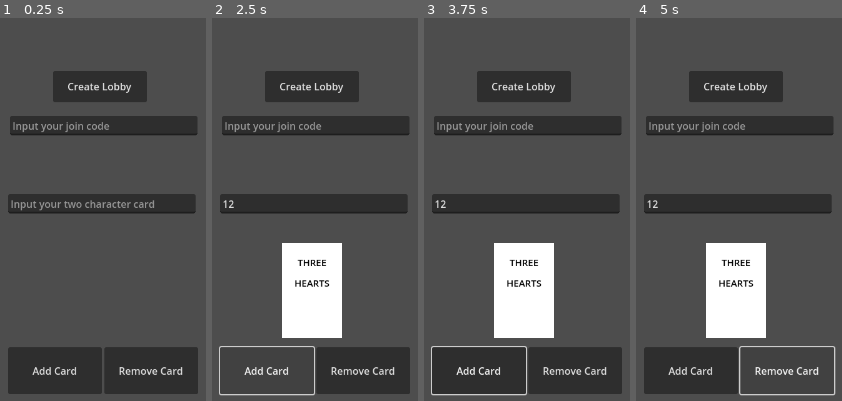
Above: before the commit, frames 1-4 (left to right).
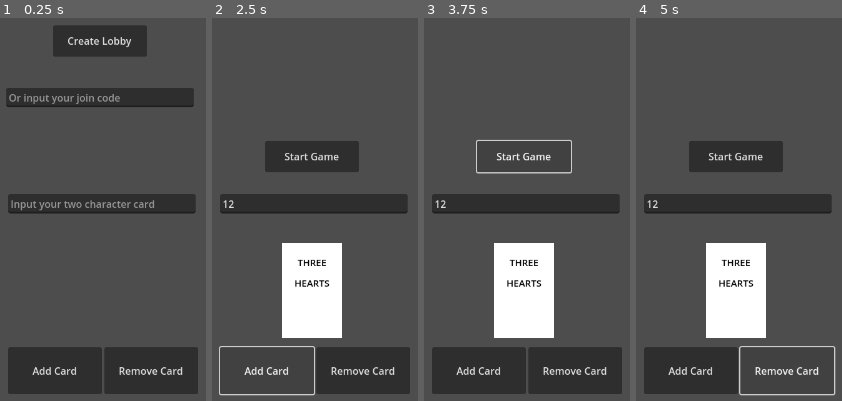
Above: after the commit, the same moments.

Repository: sanujs/cheat-game
Game: Godot game, scene res://main.tscn
Two runs of this game, one before a commit and one after it. Both use one fixed random seed, a clock stepped at 60 frames per second and the inputs below.
Inputs (mouse positions are in pixels of both pictures, inside the frame that each line leads up to):
- Up to frame 1 (0.25 s): no input
- Up to frame 2 (2.5 s): click (312, 205) at 0.52 s; type "12" at 0.6 s; click "Create Lobby" at 1.25 s; click "Add Card" at 2 s
- Up to frame 3 (3.75 s): click (524, 155) at 2.75 s, where only the run after the commit has a clickable "Start Game"; click (524, 155) at 3.5 s, where only the run after the commit has a clickable "Start Game"
- Up to frame 4 (5 s): click "Remove Card" at 4.25 s

The runs differ from the first frame. In frame 1, 13% of the frame differs, in the area x 2-96%, y 2-31%; in frame 2, 11%; in frame 3, 8.9%; in frame 4, 11%.

Commit message:
Game initialization and hand creation

Diff:
--- a/client/cheat/main.gd
+++ b/client/cheat/main.gd
@@ -3,14 +3,16 @@
 @export var websocket_url = "ws://localhost:8001/"
 @export var card_scene: PackedScene
 @onready var hand = $Hand
+@onready var startGameBtn = $LobbyUI/StartGame
+@onready var newGameBtn = $LobbyUI/NewGame
+@onready var joinGameBtn = $LobbyUI/JoinGame
 
 var socket = WebSocketPeer.new()
 var connected = false
 
 # Called when the node enters the scene tree for the first time.
 func _ready() -> void:
-	pass
-
+	startGameBtn.visible = false
 
 # Called every frame. 'delta' is the elapsed time since the previous frame.
 func _process(delta: float) -> void:
@@ -23,7 +25,13 @@
 				if socket.was_string_packet():
 					var pkt_string = pkt.get_string_from_utf8()
 					var json_recv = JSON.parse_string(pkt_string)
-					print(json_recv['join'])
+					print(json_recv)
+					if json_recv["type"] == "hand":
+						for hand_str in json_recv["hand"]:
+							var new_card: Card = card_scene.instantiate()
+							hand.add_child(new_card)
+							new_card.set_values_from_string(hand_str)
+							new_card.visible = true
 		elif state == WebSocketPeer.STATE_CLOSING:
 			# Keep polling to achieve proper close.
 			pass
@@ -65,10 +73,15 @@
 		# Wait for the socket to connect.
 		await get_tree().create_timer(1).timeout
 
+		connected = true
+		newGameBtn.visible = false
+		joinGameBtn.visible = false
+
 		# Send data.
 		var data = {"type": "init"}
 		socket.send_text(JSON.stringify(data))
-		connected = true
+		startGameBtn.visible = true
+
 
 
 func _on_join_game_text_submitted(new_text: String) -> void:
@@ -81,6 +94,13 @@
 		await get_tree().create_timer(1).timeout
 
 		connected = true
+		newGameBtn.visible = false
+		joinGameBtn.visible = false
 		# Send data.
 		var data = {"type": "init", "join": new_text}
 		socket.send_text(JSON.stringify(data))
+
+
+func _on_start_game_pressed() -> void:
+	var data = {"type": "start"}
+	socket.send_text(JSON.stringify(data))
--- a/client/cheat/main.tscn
+++ b/client/cheat/main.tscn
@@ -55,27 +55,53 @@
 offset_bottom = 420.0
 placeholder_text = "Input your two character card"
 
-[node name="NewGame" type="Button" parent="."]
+[node name="LobbyUI" type="CanvasLayer" parent="."]
+
+[node name="NewGame" type="Button" parent="LobbyUI"]
 anchors_preset = 5
 anchor_left = 0.5
 anchor_right = 0.5
 offset_left = -75.0
-offset_top = 192.0
+offset_top = 119.0
 offset_right = 75.0
-offset_bottom = 242.0
+offset_bottom = 169.0
 grow_horizontal = 2
+size_flags_horizontal = 4
 text = "Create Lobby
 "
 
-[node name="JoinGame" type="LineEdit" parent="."]
-offset_left = 496.0
-offset_top = 264.0
-offset_right = 796.0
-offset_bottom = 295.0
-placeholder_text = "Input your join code"
+[node name="JoinGame" type="LineEdit" parent="LobbyUI"]
+anchors_preset = 8
+anchor_left = 0.5
+anchor_top = 0.5
+anchor_right = 0.5
+anchor_bottom = 0.5
+offset_left = -150.0
+offset_top = -141.5
+offset_right = 150.0
+offset_bottom = -110.5
+grow_horizontal = 2
+grow_vertical = 2
+placeholder_text = "Or input your join code"
+
+[node name="StartGame" type="Button" parent="LobbyUI"]
+anchors_preset = 8
+anchor_left = 0.5
+anchor_top = 0.5
+anchor_right = 0.5
+anchor_bottom = 0.5
+offset_left = -75.0
+offset_top = -56.0
+offset_right = 75.0
+offset_bottom = -6.0
+grow_horizontal = 2
+grow_vertical = 2
+text = "Start Game
+"
 
 [connection signal="pressed" from="AddCard" to="." method="_on_add_card_pressed"]
 [connection signal="pressed" from="RemoveCard" to="." method="_on_remove_card_pressed"]
 [connection signal="text_submitted" from="LineEdit" to="." method="_on_line_edit_text_submitted"]
-[connection signal="pressed" from="NewGame" to="." method="_on_new_game_pressed"]
-[connection signal="text_submitted" from="JoinGame" to="." method="_on_join_game_text_submitted"]
+[connection signal="pressed" from="LobbyUI/NewGame" to="." method="_on_new_game_pressed"]
+[connection signal="text_submitted" from="LobbyUI/JoinGame" to="." method="_on_join_game_text_submitted"]
+[connection signal="pressed" from="LobbyUI/StartGame" to="." method="_on_start_game_pressed"]
Not shown, changed: server/game/deck/card.py
Not shown, changed: server/game/game.py
Not shown, changed: server/game/player.py
Not shown, changed: server/server.py
